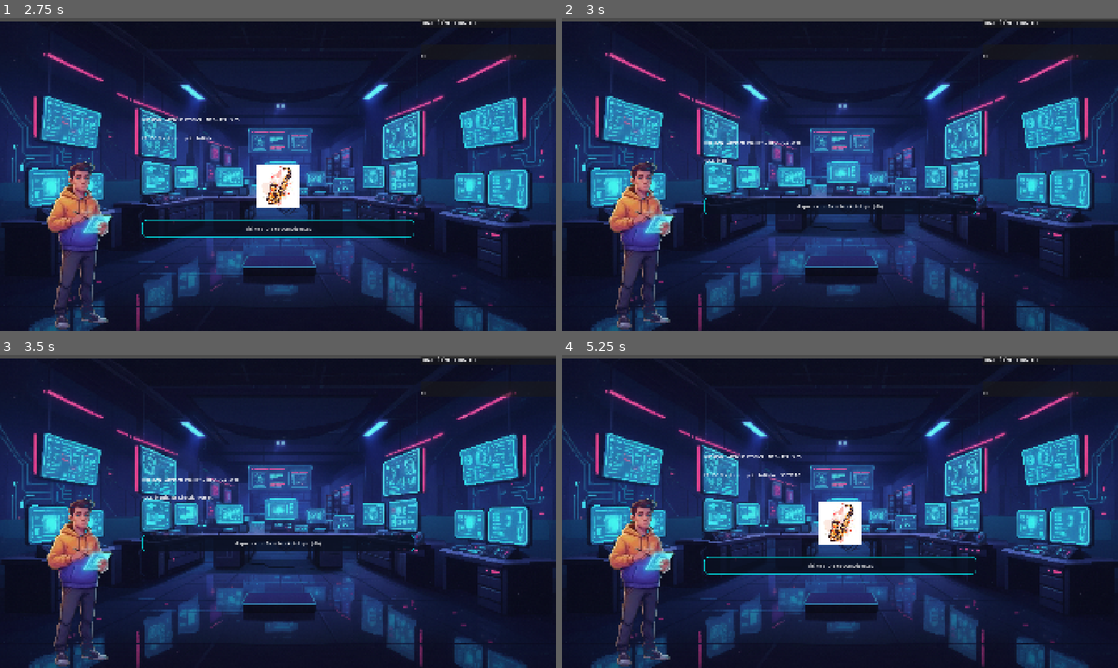
Above: before the commit, frames 1-4 (two rows, left to right).
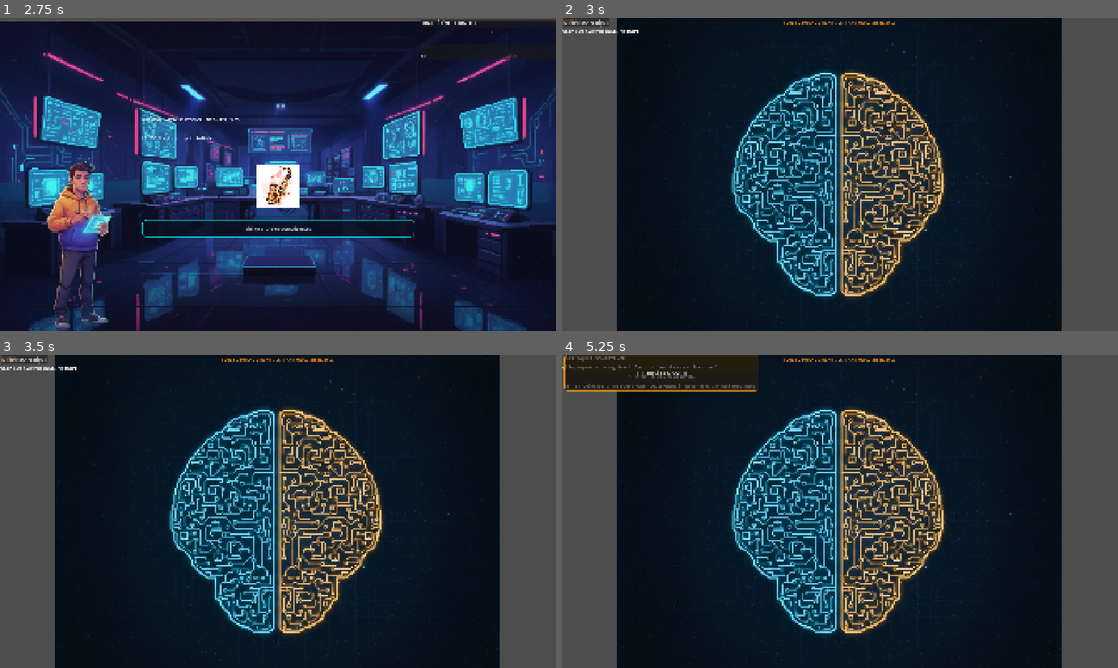
Above: after the commit, the same moments.

Repository: BrasSelva/SeriousGame-Godot-Engine
Game: Godot game, scene res://Scenes/UI/MainMenu.tscn
Two runs of this game, one before a commit and one after it. Both use one fixed random seed, a clock stepped at 60 frames per second and the inputs below.
Inputs (mouse positions are in pixels of both pictures, inside the frame that each line leads up to):
- Up to frame 1 (2.75 s): click "COMMENCER L'EXPÉRIENCE" at 0.5 s; click "ENTRER EN STUDIO VIRTUEL" at 1.25 s; click "Lancer production IA rapide" at 2 s
- Up to frame 2 (3 s): click "Visiter arbre de compétences" at 2.75 s
- Up to frame 3 (3.5 s): no input
- Up to frame 4 (5.25 s): click (840, 542) at 3.5 s, where only the run before the commit has a clickable "Apprendre la Direction Artist…"; click (840, 533) at 4.25 s, where only the run before the commit has a clickable "Appliquer un filtre IA (Risqu…"; click (584, 358) at 5 s, where only the run after the commit has a clickable "Direction Artistique"

Frame 1 is identical in both runs. In frame 2, 71% of the frame differs, in the area x 0-100%, y 0-100%; in frame 3, 71%; in frame 4, 72%.

Commit message:
ajout du pop up de la page arbre de compétences

Diff:
--- a/Data/scenario_youcef.json
+++ b/Data/scenario_youcef.json
@@ -1,65 +1,90 @@
 {
-  "nodes": {
-	"start": {
-	  "text": "MISSION : AFFICHE FESTIVAL NEO-JAZZ 2035.",
-	  "options": [
-		{
-		  "text": "Lancer production IA rapide",
-		  "impact_human_core": -30,
-		  "impact_ai_synergy": 30,
-		  "impact_quality": 0,
-		  "time_cost": 1,
-		  "next_node": "fin_echec_ia"
+	"nodes": {
+		"start": {
+			"text": "MISSION : AFFICHE FESTIVAL NEO-JAZZ 2035.",
+			"options": [
+				{
+					"text": "Lancer production IA rapide",
+					"impact_human_core": -30,
+					"impact_ai_synergy": 30,
+					"impact_quality": 0,
+					"time_cost": 1,
+					"next_node": "fin_echec_ia"
+				},
+				{
+					"text": "Visiter arbre de compétences",
+					"next_node": "arbre_youcef"
+				}
+			]
 		},
-		{
-		  "text": "Visiter arbre de compétences",
-		  "next_node": "arbre_youcef"
+		"arbre_youcef": {
+			"text": "Choisissez une compétence à débloquer.",
+			"options": [
+				{
+					"text": "Apprendre la Direction Artistique (-2h)",
+					"unlock_skill": "dir_art",
+					"impact_human_core": 20,
+					"time_cost": 2,
+					"next_node": "etape_2"
+				}
+			],
+			"competences": [
+				{
+					"id": "dir_art",
+					"label": "Direction Artistique",
+					"cote": "humain",
+					"debloquee": false,
+					"question": "L'IA propose une image froide. Comment lui redonner de l'émotion ?",
+					"reponses": [
+						{
+							"label": "A",
+							"texte": "Je demande plus de pixels.",
+							"correcte": false
+						},
+						{
+							"label": "B",
+							"texte": "Je modifie le prompt pour ajouter des textures imparfaites et une lumière chaude.",
+							"correcte": true
+						}
+					],
+					"badge": "Direction Artistique débloquée !",
+					"impact_human_core": 20,
+					"time_cost": 2,
+					"next_node": "etape_2"
+				}
+			]
+		},
+		"etape_2": {
+			"text": "L'affiche est presque prête. Le client demande une touche d'émotion finale.",
+			"options": [
+				{
+					"text": "Appliquer un filtre IA (Risqué)",
+					"impact_human_core": -20,
+					"impact_quality": 40,
+					"time_cost": 1,
+					"next_node": "fin_echec_ia"
+				},
+				{
+					"text": "Utiliser ma Direction Artistique (Éthique)",
+					"condition_skill": "dir_art",
+					"impact_quality": 95,
+					"time_cost": 1,
+					"next_node": "fin_succes"
+				}
+			]
+		},
+		"fin_echec_ia": {
+			"text": "ECHEC ! Le client rejette l'affiche : \"C'EST BEAU MAIS C'EST VIDE !\"\nVous devez débloquer la compétence \"Direction Artistique\" pour diriger l'IA.",
+			"options": [
+				{
+					"text": "Visiter arbre de compétences",
+					"next_node": "arbre_youcef"
+				}
+			]
+		},
+		"fin_succes": {
+			"text": "SUCCÈS ! Qualité 95%. Symbiose parfaite.",
+			"options": []
 		}
-	  ]
-	},
-	"arbre_youcef": {
-	  "text": "Vous étudiez la 'Direction Artistique'. Cela prend du temps mais augmente votre score humain.",
-	  "options": [
-		{
-		  "text": "Apprendre la Direction Artistique (-2h)",
-		  "unlock_skill": "dir_art",
-		  "impact_human_core": 20,
-		  "time_cost": 2,
-		  "next_node": "etape_2"
-		}
-	  ]
-	},
-	"etape_2": {
-	  "text": "L'affiche est presque prête. Le client demande une touche d'émotion finale.",
-	  "options": [
-		{
-		  "text": "Appliquer un filtre IA (Risqué)",
-		  "impact_human_core": -20,
-		  "impact_quality": 40,
-		  "time_cost": 1,
-		  "next_node": "fin_echec_ia"
-		},
-		{
-		  "text": "Utiliser ma Direction Artistique (Éthique)",
-		  "condition_skill": "dir_art",
-		  "impact_quality": 95,
-		  "time_cost": 1,
-		  "next_node": "fin_succes"
-		}
-	  ]
-	},
-	"fin_echec_ia": {
-	  "text": "ECHEC ! Le client rejette l'affiche : \"C'EST BEAU MAIS C'EST VIDE !\"\nVous devez débloquer la compétence \"Direction Artistique\" pour diriger l'IA.",
-	  "options": [
-		{
-		  "text": "Visiter arbre de compétences",
-		  "next_node": "arbre_youcef"
-		}
-	  ]
-	},
-	"fin_succes": {
-	  "text": "SUCCÈS ! Qualité 95%. Symbiose parfaite.",
-	  "options": []
 	}
-  }
 }
--- /dev/null
+++ b/Scenes/Components/popup_qcm.tscn
@@ -0,0 +1,38 @@
+[gd_scene format=3 uid="uid://oduaqgs2n2vx"]
+
+[ext_resource type="Script" uid="uid://bdegdqf0htv42" path="res://Scripts/Controllers/popup_qcm.gd" id="1_mxnuh"]
+
+[node name="PopupQCM" type="Control" unique_id=1192107664]
+layout_mode = 3
+anchors_preset = 15
+anchor_right = 1.0
+anchor_bottom = 1.0
+grow_horizontal = 2
+grow_vertical = 2
+script = ExtResource("1_mxnuh")
+
+[node name="PanelContainer" type="PanelContainer" parent="." unique_id=713155039]
+layout_mode = 0
+offset_right = 40.0
+offset_bottom = 40.0
+
+[node name="VBoxContainer" type="VBoxContainer" parent="PanelContainer" unique_id=42630771]
+layout_mode = 2
+
+[node name="LabelTitre" type="Label" parent="PanelContainer/VBoxContainer" unique_id=1934386719]
+layout_mode = 2
+
+[node name="LabelQuestion" type="Label" parent="PanelContainer/VBoxContainer" unique_id=432789008]
+layout_mode = 2
+
+[node name="BtnReponseA" type="Button" parent="PanelContainer/VBoxContainer" unique_id=378300226]
+layout_mode = 2
+
+[node name="BtnReponseB" type="Button" parent="PanelContainer/VBoxContainer" unique_id=2109063225]
+layout_mode = 2
+
+[node name="LabelBadge" type="Label" parent="PanelContainer/VBoxContainer" unique_id=864805329]
+layout_mode = 2
+
+[node name="BtnFermer" type="Button" parent="PanelContainer/VBoxContainer" unique_id=1357248136]
+layout_mode = 2
--- a/Scenes/Core/ArbreCompetence.tscn
+++ b/Scenes/Core/ArbreCompetence.tscn
@@ -50,7 +50,7 @@
 layout_mode = 1
 anchors_preset = 10
 anchor_right = 1.0
-offset_bottom = 54.0
+offset_bottom = 100.0
 grow_horizontal = 2
 
 [node name="ProfilePic" type="TextureRect" parent="Header" unique_id=1873474669]
--- a/Scripts/Controllers/ArbreCompetences.gd
+++ b/Scripts/Controllers/ArbreCompetences.gd
@@ -1,31 +1,68 @@
 extends Control
 
 @onready var skill_popup = $SkillPopup
-@onready var btn_retour = $BtnRetour
+@onready var btn_retour = $SkillPopup/BtnRetour
+@onready var title = $SkillPopup/VBoxContainer/Title
+@onready var desc = $SkillPopup/VBoxContainer/Desc
+@onready var choice_a = $SkillPopup/VBoxContainer/ChoiceA
+@onready var choice_b = $SkillPopup/VBoxContainer/ChoiceB
+@onready var badge_text = $SkillPopup/VBoxContainer/BadgeText
+@onready var btn_dir_art = $MainLayout/RightHuman/Nodes/BtnDirArt
+
+var scenario = {}
+var competence_active = {}
 
 func _ready():
-	skill_popup.hide() # On cache la boîte au début
+	skill_popup.hide()
+	print("BtnRetour trouvé : ", btn_retour)
+	print("SkillPopup trouvé : ", skill_popup)
+	_charger_scenario()
+	if GameManager.has_skill("dir_art"):
+		btn_dir_art.modulate = Color.GREEN
+	btn_dir_art.pressed.connect(_on_btn_competence_pressed.bind("dir_art"))
+	btn_retour.pressed.connect(_on_btn_retour_pressed)
+	choice_a.pressed.connect(_on_reponse_pressed.bind(0))
+	choice_b.pressed.connect(_on_reponse_pressed.bind(1))
 
-	# Si on a déjà la compétence, on peut changer l'apparence du bouton
-	if GameManager.has_skill("dir_art"):
-		$MainLayout/RightHuman/Nodes/BtnDirArt.modulate = Color.GREEN
+func _charger_scenario():
+	var file = FileAccess.open("res://Data/scenario_youcef.json", FileAccess.READ)
+	if file:
+		var json = JSON.new()
+		json.parse(file.get_as_text())
+		scenario = json.get_data()
+		file.close()
 
-# Quand on clique sur le bouton "Direction Artistique" dans le cerveau
-func _on_btn_dir_art_pressed():
-	skill_popup.show()
+func _on_btn_competence_pressed(competence_id: String):
+	if GameManager.has_skill(competence_id):
+		return
+	var competences = scenario["nodes"]["arbre_youcef"]["competences"]
+	for comp in competences:
+		if comp["id"] == competence_id:
+			competence_active = comp
+			title.text = "DÉBLOQUER COMPÉTENCE"
+			desc.text = comp["question"]
+			choice_a.text = "A - " + comp["reponses"][0]["texte"]
+			choice_b.text = "B - " + comp["reponses"][1]["texte"]
+			badge_text.visible = false
+			choice_a.disabled = false
+			choice_b.disabled = false
+			skill_popup.show()
+			break
 
-# Quand on choisit la bonne réponse (Réponse B)
-func _on_choice_b_pressed():
-	$SkillPopup/VBox/BadgeText.text = "BADGE DÉBLOQUÉ !"
-	$SkillPopup/VBox/BadgeText.show()
+func _on_reponse_pressed(index: int):
+	var reponse = competence_active["reponses"][index]
+	if reponse["correcte"]:
+		badge_text.text = competence_active["badge"]
+		badge_text.visible = true
+		choice_a.disabled = true
+		choice_b.disabled = true
+		GameManager.unlock_skill(competence_active["id"])
+		btn_dir_art.modulate = Color.GREEN
+		await get_tree().create_timer(1.5).timeout
+		skill_popup.hide()
+	else:
+		badge_text.text = "Mauvaise réponse, réessaie !"
+		badge_text.visible = true
 
-	# On enregistre la compétence dans le GameManager
-	GameManager.unlock_skill("dir_art")
-
-	# On attend un peu et on ferme
-	await get_tree().create_timer(1.5).timeout
-	skill_popup.hide()
-
-# Retour à la scène de jeu
 func _on_btn_retour_pressed():
 	get_tree().change_scene_to_file("res://Scenes/Core/TestParser.tscn")
--- /dev/null
+++ b/Scripts/Controllers/popup_qcm.gd
@@ -0,0 +1,45 @@
+extends Control
+
+signal competence_debloquee(competence_id)
+
+var competence_data = {}
+
+@onready var label_question = $PanelContainer/VBoxContainer/LabelQuestion
+@onready var btn_a = $PanelContainer/VBoxContainer/BtnReponseA
+@onready var btn_b = $PanelContainer/VBoxContainer/BtnReponseB
+@onready var label_badge = $PanelContainer/VBoxContainer/LabelBadge
+@onready var btn_fermer = $PanelContainer/VBoxContainer/BtnFermer
+
+func _ready():
+	label_badge.visible = false
+	btn_fermer.visible = false
+	btn_a.pressed.connect(_on_reponse_pressed.bind(0))
+	btn_b.pressed.connect(_on_reponse_pressed.bind(1))
+	btn_fermer.pressed.connect(_on_fermer_pressed)
+
+func ouvrir(data: Dictionary):
+	competence_data = data
+	label_question.text = data["question"]
+	btn_a.text = "A - " + data["reponses"][0]["texte"]
+	btn_b.text = "B - " + data["reponses"][1]["texte"]
+	label_badge.visible = false
+	btn_fermer.visible = false
+	btn_a.disabled = false
+	btn_b.disabled = false
+	visible = true
+
+func _on_reponse_pressed(index: int):
+	var reponse = competence_data["reponses"][index]
+	if reponse["correcte"]:
+		label_badge.text = competence_data["badge"]
+		label_badge.visible = true
+		btn_fermer.visible = true
+		btn_a.disabled = true
+		btn_b.disabled = true
+		emit_signal("competence_debloquee", competence_data["id"])
+	else:
+		label_badge.text = "Mauvaise réponse, réessaie !"
+		label_badge.visible = true
+
+func _on_fermer_pressed():
+	visible = false
--- a/Scripts/Utils/ScenarioParser.gd
+++ b/Scripts/Utils/ScenarioParser.gd
@@ -39,6 +39,11 @@
 	for child in choices_container.get_children():
 		child.queue_free()
 
+	# Redirection vers l'arbre de compétences
+	if node_id == "arbre_youcef":
+		get_tree().change_scene_to_file("res://Scenes/Core/ArbreCompetence.tscn")
+		return
+
 	# Vérification de sécurité sur l'existence du nœud
 	if not scenario_data.has("nodes") or not scenario_data["nodes"].has(node_id):
 		story_text.text = "❌ ERREUR : Le nœud '" + node_id + "' est introuvable."
@@ -58,7 +63,7 @@
 	elif node_id == "fin_echec_ia":
 		story_text.text = current_node["text"]
 		if illustration:
-			illustration.texture = load("res://_Assets/Images/saxophone.jpg") # Ajuste si ton dossier s'appelle autrement !
+			illustration.texture = load("res://_Assets/Images/saxophone.jpg")
 			illustration.show()
 	else:
 		story_text.text = current_node["text"]
@@ -66,7 +71,6 @@
 			illustration.hide()
 
 	# --- EFFET MACHINE À ÉCRIRE SÉCURISÉ ---
-	# Si un effet d'écriture tournait déjà, on l'arrête proprement
 	if ecriture_tween and ecriture_tween.is_running():
 		ecriture_tween.kill()
 
Not shown: 1 places in Scenes/Core/ArbreCompetence.tscn that only renumber resources
Not shown, added: Scripts/Controllers/popup_qcm.gd.uid
